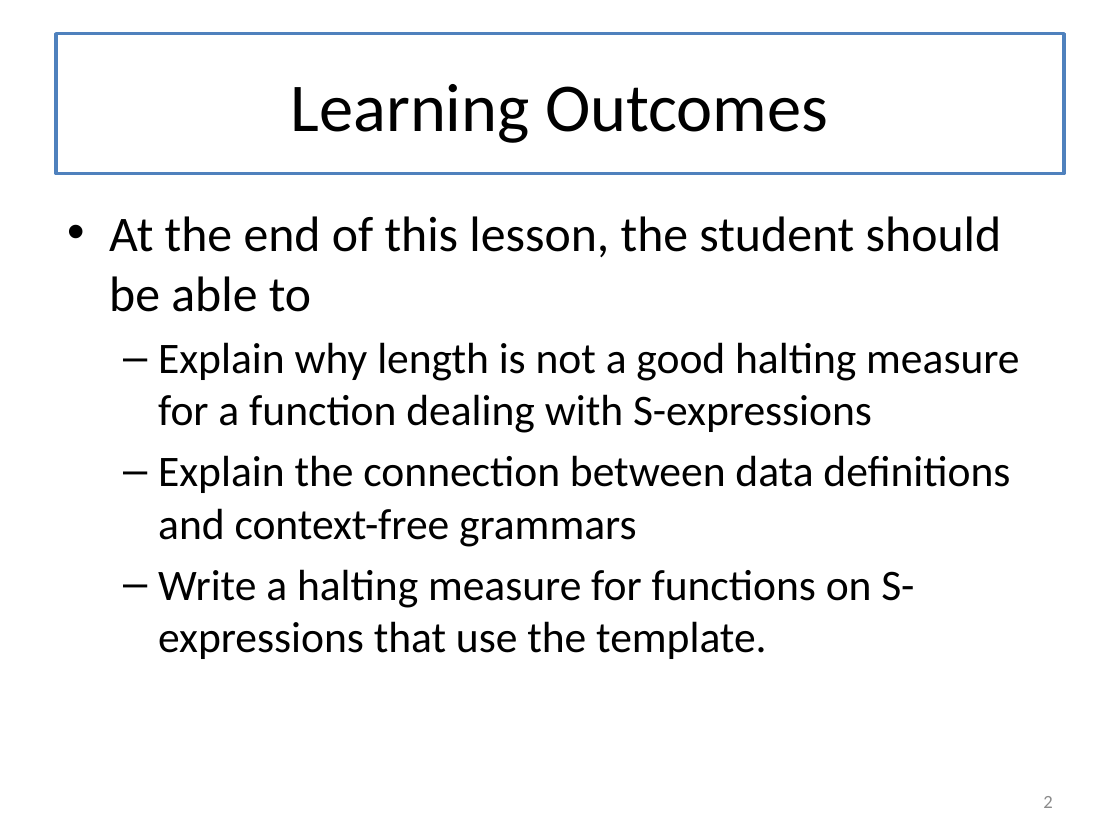
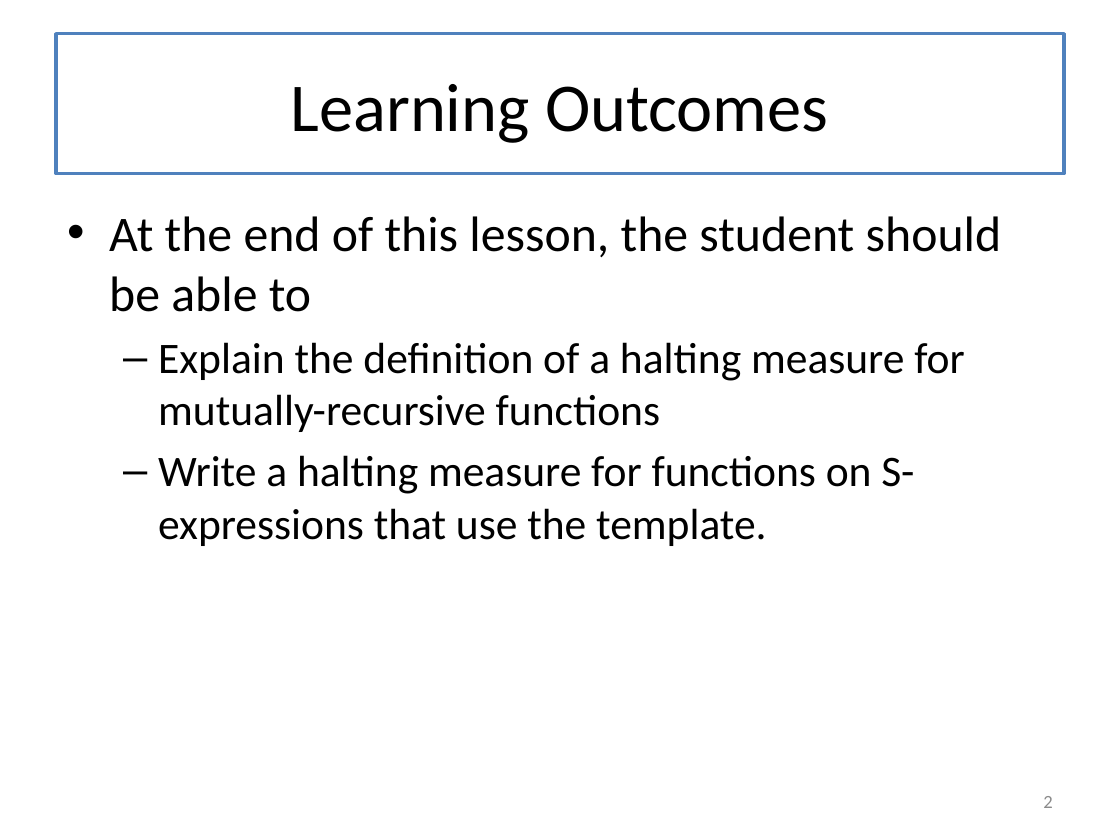
Before and after one commit to mwand/cs5010f16, a slide deck: slide 2 of Slides/Lesson 6.6 Halting Functions for Tree-Like Structures.pptx. Drawn at 1120x840 pixels with LibreOffice and Linux fonts; fonts in the diff are those of the drawing. Boxes give left, top, right and bottom in pixels: in the first picture for what was removed or moved away, otherwise in the second. Text is boxed around its words. In the diff, an @@ line names an element or a change of style, - is before the commit and + after.

```diff
--- a/Slides/Lesson 6.6 Halting Functions for Tree-Like Structures.pptx
+++ b/Slides/Lesson 6.6 Halting Functions for Tree-Like Structures.pptx
@@ text at (x1=158, y1=342, x2=964, y2=432): text changed @@
-  – Explain why length is not a good halting measure for a function dealing with S-expressions
-  – Explain the connection between data definitions and context-free grammars
+  – Explain the definition of a halting measure for mutually-recursive functions
```
Also in this commit, not shown: 3 other slides changed, 10 slides added, 19 slides removed.
